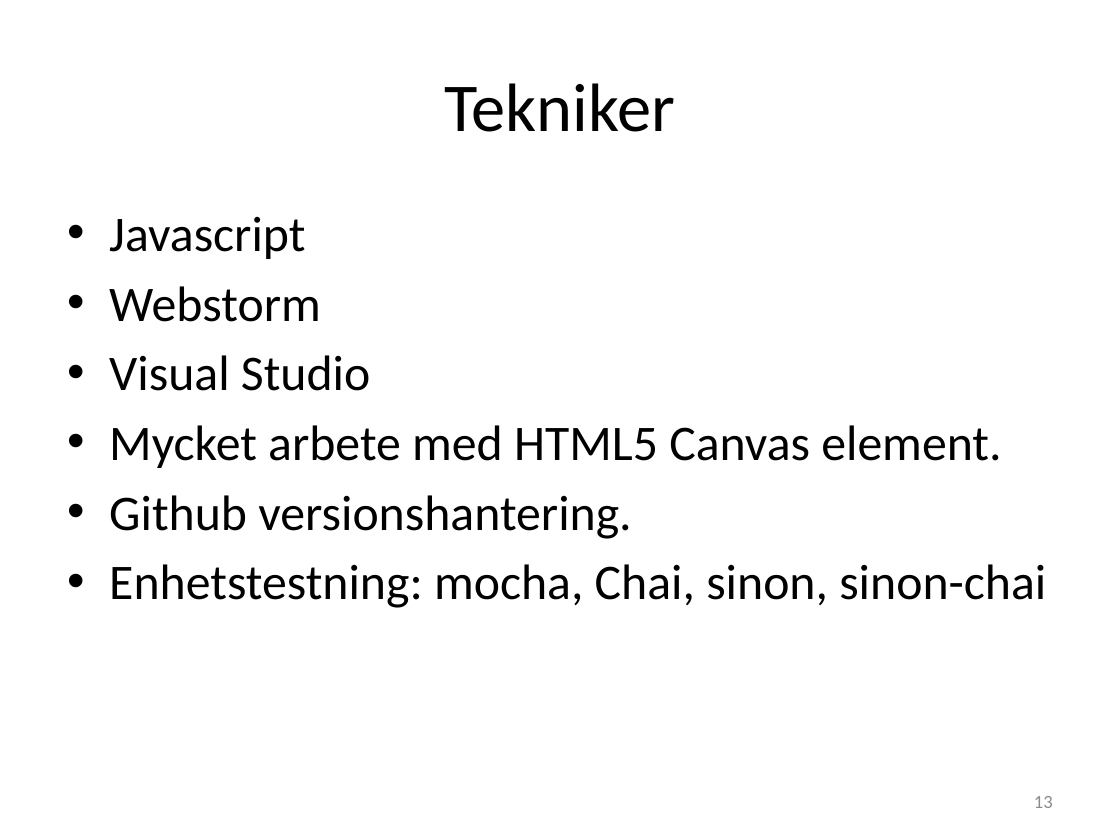
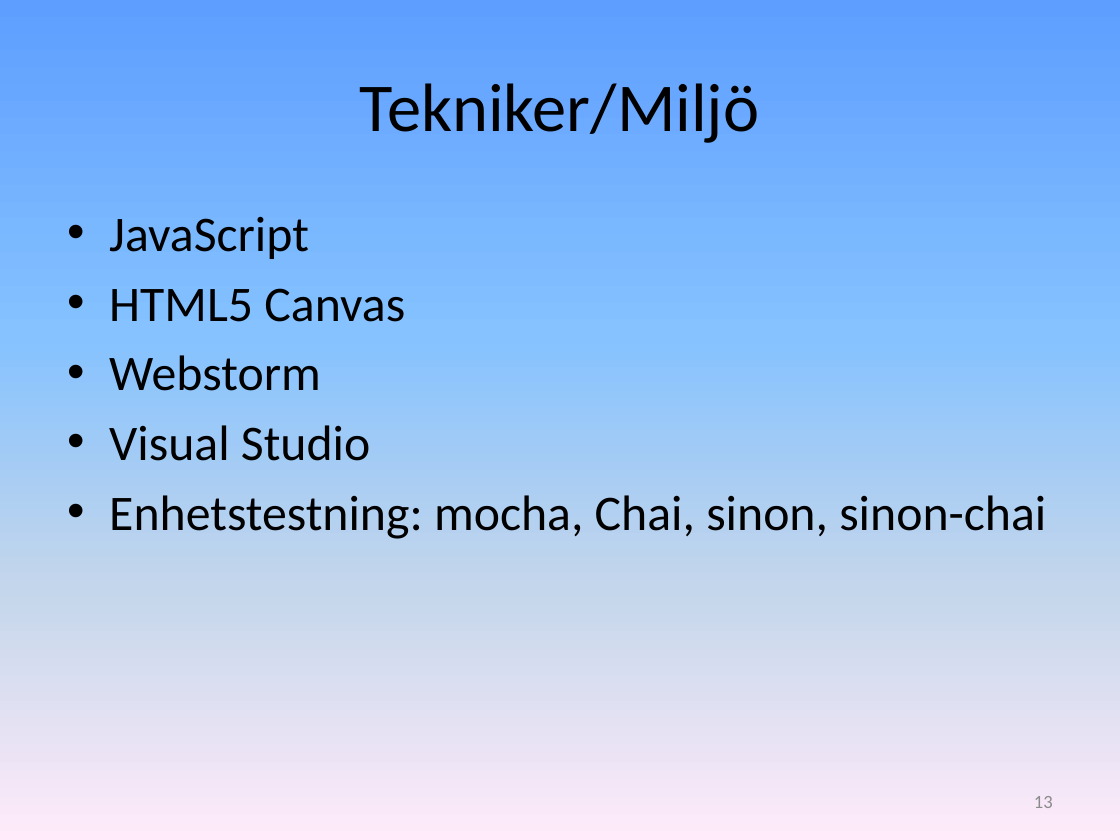
Before and after one commit to Grenmyr/-1DV430-Induviduellt-Mjukvaruutvecklingsprojekt, a slide deck: slide 13 of Dokumentation/presentation/Grenmyr_David.pptx. Drawn at 1120x840 pixels with LibreOffice and Linux fonts; fonts in the diff are those of the drawing. Boxes give left, top, right and bottom in pixels: in the first picture for what was removed or moved away, otherwise in the second. Text is boxed around its words. In the diff, an @@ line names an element or a change of style, - is before the commit and + after.

```diff
--- a/Dokumentation/presentation/Grenmyr_David.pptx
+++ b/Dokumentation/presentation/Grenmyr_David.pptx
@@ background #FFFFFF to gradient #5E9EFF to #85C2FF to #C4D6EB to #FFEBFA @@
@@ title at box(360, 83, 759, 143): text changed @@
-Tekniker
+Tekniker/Miljö
@@ text at box(109, 216, 405, 322): text changed @@
-• Javascript
+• JavaScript
+• HTML5 Canvas
@@ text at box(109, 425, 1001, 539): paragraphs removed @@
-• Mycket arbete med HTML5 Canvas element.
-• Github versionshantering.
```
Also in this commit, not shown: 19 other slides changed, 2 other files.
